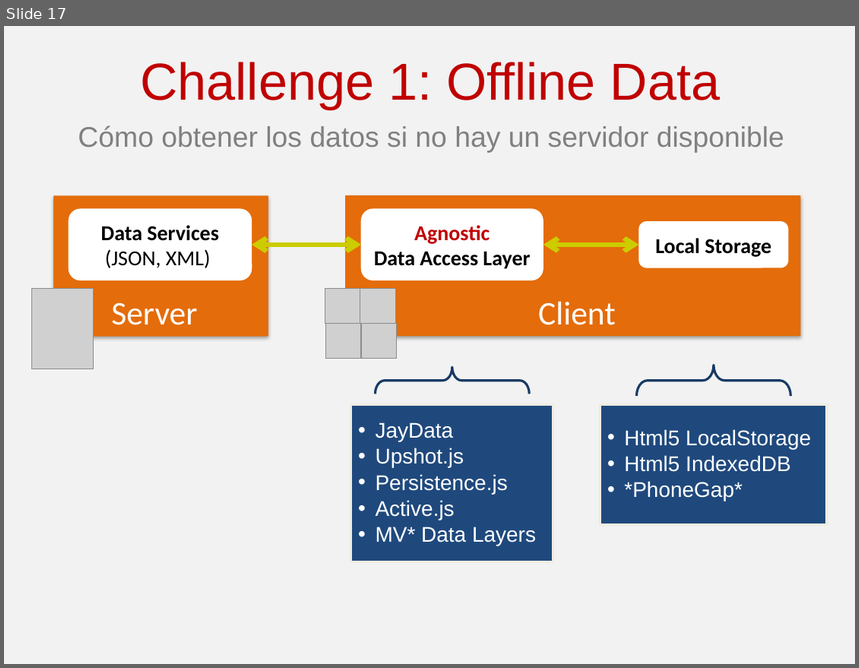
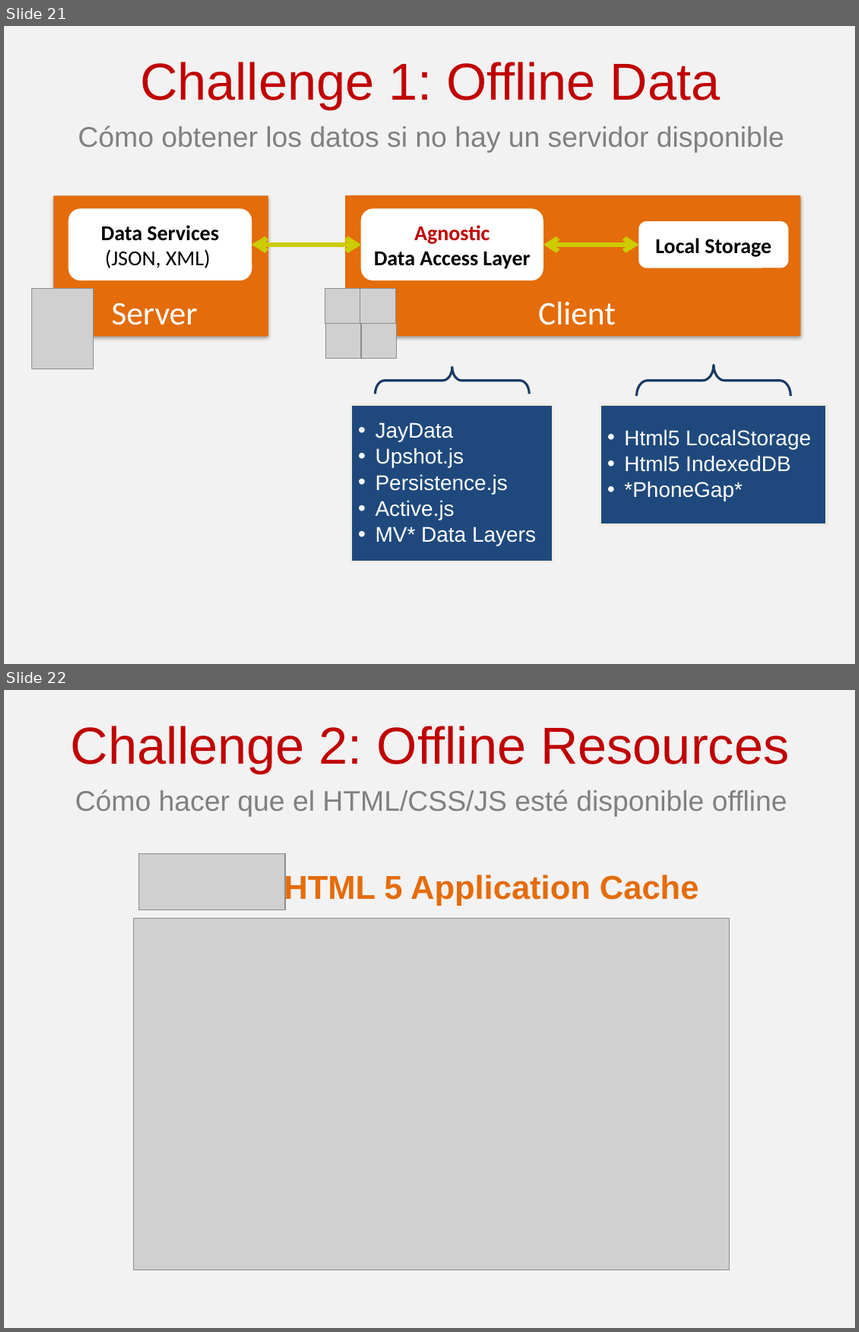
Before and after one commit to angelnunezsalazar/Presentations, a slide deck: SinglePageApplications_CodePassion2012/ppt/SinglePageApplications.pptx. Shown one above the other, each under a label of ours: slide 17 before the commit, slides 21 and 22 after it. The pictures are 859x668 and 859x1332 pixels, drawn with LibreOffice and Linux fonts; fonts in the diff are those of the drawing; grey boxes stand for pictures. Boxes give left, top, right and bottom in pixels: in the first picture for what was removed or moved away, otherwise in the second. Text is boxed around its words. In the diff, an @@ line names an element or a change of style, - is before the commit and + after.

```diff
--- a/SinglePageApplications_CodePassion2012/ppt/SinglePageApplications.pptx
+++ b/SinglePageApplications_CodePassion2012/ppt/SinglePageApplications.pptx
@@ slide 22 added at [4,690,855,1328], background #F2F2F2 @@
@@ title added at [71,726,789,774], 44 pt, text #C00000 @@
+Challenge 2: Offline Resources
@@ text added at [75,790,788,817], 24 pt, text #808080 @@
+Cómo hacer que el HTML/CSS/JS esté disponible offline
@@ picture added at [139,853,286,910] @@
@@ text added at [284,872,699,906], 28 pt, text #E46C0A, bold @@
+HTML 5 Application Cache
@@ picture added at [133,919,729,1271] @@
@@ what was slide 17 is now slide 21 @@
```
Also in this commit, not shown: 8 slides changed, 6 other slides added, 2 slides removed, 2 other files.
